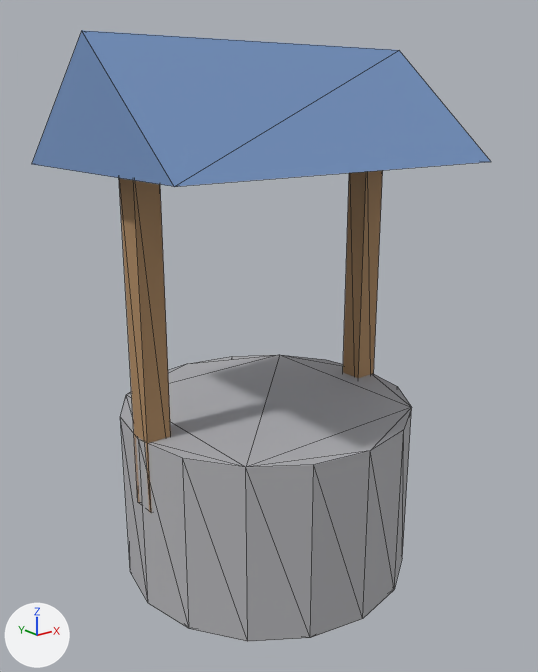
Before and after pictures for a commit that changed the glTF model assets/models/well.glb.
One viewpoint serves both versions: a 50 mm lens placed at (-1.26, -1.59, 1.333), pointed at (0.0, -0.014, 0.702). The lights are fixed; the arrows at lower left show +X, +Y and +Z. The first picture is the older version. Mesh edges are drawn as thin lines. Where no turn or scale is listed for an object, it has been applied to the vertices. Vertices at exactly the same position are counted once.

The first picture shows 'post-0.38', 'post0.38', 'ring', 'roof'.
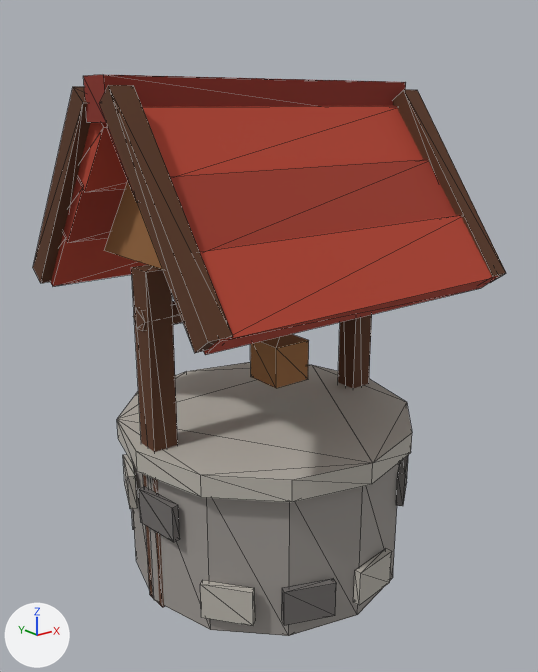
Pixel boxes (x1, y1, x2, y2) of what changed, in the pictures (538 x 672 px):
'ring', recoloured, reshaped, moved: before (120, 355, 412, 642); after (132, 463, 399, 636)
'roof', deleted (blue): before (32, 30, 491, 187)
'roof_red', added (red): after (51, 106, 499, 355)
'stone_light', added: after (117, 362, 412, 626)
'timber', added: after (33, 85, 506, 608)
'roof_red_mid', added (red): after (64, 159, 456, 252)
'post-0.38', deleted (brown): before (119, 178, 171, 513)
'ridge', added (red): after (83, 75, 406, 123)
'post0.38', deleted (brown): before (343, 170, 383, 378)
'plank', added: after (104, 181, 309, 388)
'stone_dark', added: after (131, 456, 408, 626)

Patch to the scene script:
```diff
--- a/assets/models/well.glb.py
+++ b/assets/models/well.glb.py
@@ mat_stone @@
 mat_stone = principled_material('stone')
-mat_stone.base_color = (0.45, 0.45, 0.47)  # grey #b3b3b6
+mat_stone.base_color = (0.323, 0.301, 0.279)  # grey #9a9590
 mat_stone.roughness = 0.85
@@ me_cylinder @@
-me_cylinder.from_pydata(...)  # 32 vertices, 60 faces; spans x -0.42..0.42, y -0.42..0.42, z -0.25..0.25
+me_cylinder.from_pydata(...)  # 24 vertices, 44 faces; spans x -0.4..0.4, y -0.4..0.4, z -0.21..0.21
+# me_cylinder part 1: the whole mesh is rebuilt
 me_cylinder.materials.append(mat_stone)
@@ ob_ring @@
 ob_ring = bpy.data.objects.new('ring', me_cylinder)
-ob_ring.location = (0.0, 0.0, 0.25)
+ob_ring.location = (0.0, 0.0, 0.21)
@@ ob_post_0_38 @@
-ob_post_0_38 = bpy.data.objects.new('post-0.38', me_cube)
@@ ob_post0_38 @@
-ob_post0_38 = bpy.data.objects.new('post0.38', me_cube_001)
@@ ob_roof @@
-ob_roof = bpy.data.objects.new('roof', me_roof)
@@ ob_ridge @@
+ob_ridge = bpy.data.objects.new('ridge', me_cube_025)  # a box spanning x -0.48..0.48, y -0.05..0.05, z -0.05..0.05; in mat_roof_red_dark (red #8a2e22)
+ob_ridge.location = (0.0, 0.0, 1.34)
@@ ob_roof_red_mid @@
+ob_roof_red_mid = bpy.data.objects.new('roof_red_mid', me_cube_016)  # 16 vertices, 24 faces; spans x -0.46..0.46, y -0.088..0.531, z -0.099..0.099; in mat_roof_red_mid (red #a33a29)
+ob_roof_red_mid.location = (0.0, -0.221, 1.082)
@@ ob_roof_red @@
+ob_roof_red = bpy.data.objects.new('roof_red', me_cube_015)  # 32 vertices, 48 faces; spans x -0.46..0.46, y -0.088..0.783, z -0.099..0.383; in mat_roof_red (red #b8432f)
+ob_roof_red.location = (0.0, -0.348, 0.94)
@@ ob_plank @@
+ob_plank = bpy.data.objects.new('plank', me_cube_014)  # 14 vertices, 14 faces; spans x -0.41..0.31, y -0.25..0.25, z -0.06..0.65; in mat_plank (brown #9c6b3f)
+ob_plank.location = (0.05, 0.0, 0.62)
@@ ob_timber @@
+ob_timber = bpy.data.objects.new('timber', me_cube_012)  # 60 vertices, 92 faces; spans x -0.13..0.85, y -0.437..0.437, z -0.475..0.898; in mat_timber (brown #5a3620)
+ob_timber.location = (-0.36, 0.0, 0.47)
@@ ob_stone_light @@
+ob_stone_light = bpy.data.objects.new('stone_light', me_cube_001_1)  # 72 vertices, 116 faces; spans x -0.752..0.108, y -0.676..0.184, z -0.05..0.37; in mat_stone_light (grey #b8b3aa)
+ob_stone_light.location = (0.322, 0.246, 0.1)
@@ ob_stone_dark @@
+ob_stone_dark = bpy.data.objects.new('stone_dark', me_cube_1)  # 48 vertices, 72 faces; spans x -0.822..0.019, y -0.463..0.358, z -0.05..0.25; in mat_stone_dark (dark grey #6e6a68)
+ob_stone_dark.location = (0.402, 0.053, 0.1)
```
